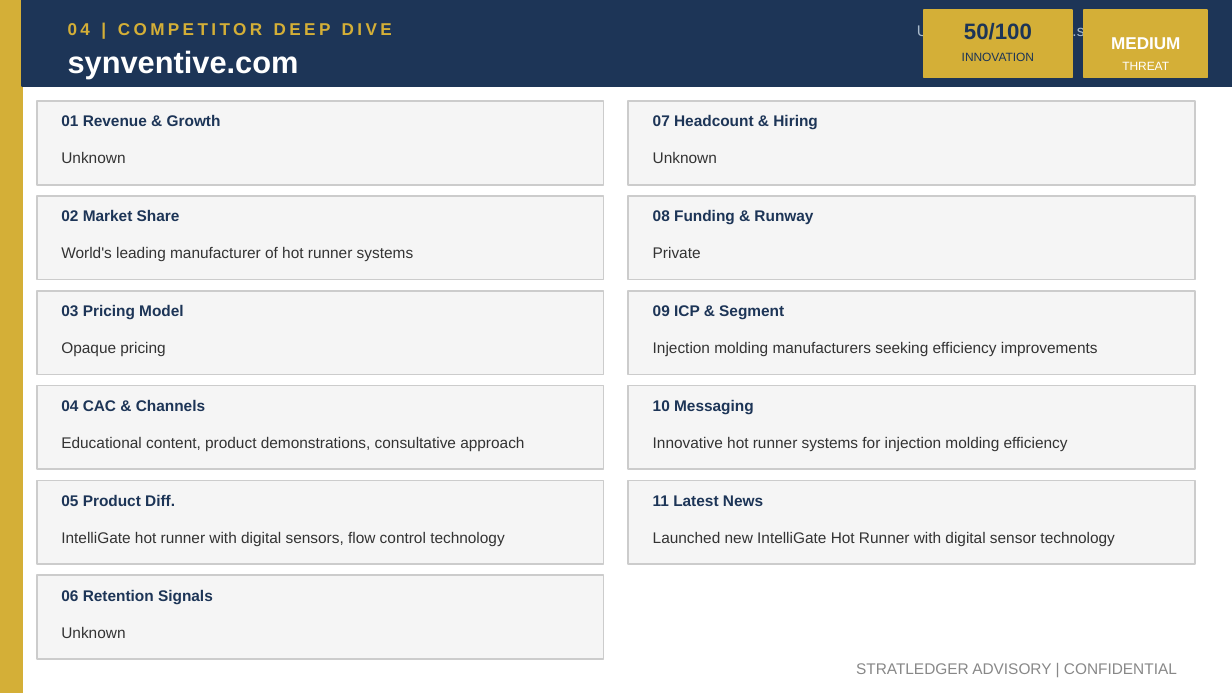
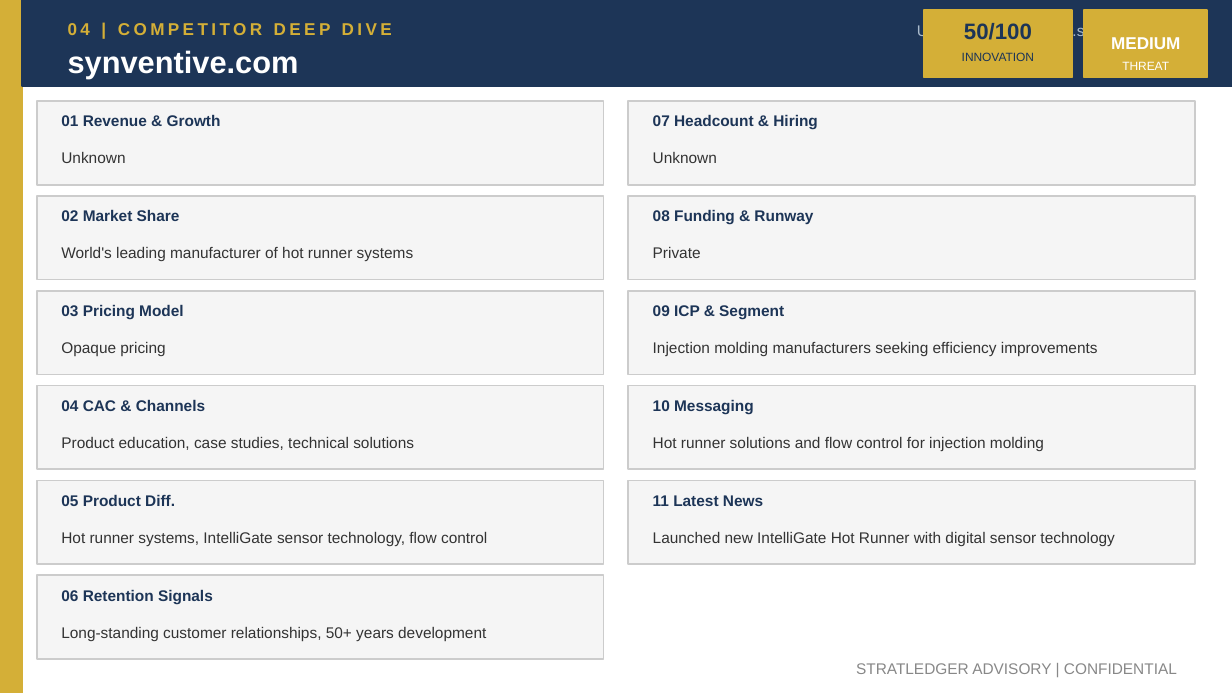
Before and after one commit to apexmakeshop-dot/droplet-commands, a slide deck: slide 8 of mesh_bioplastics_CI_Report.pptx. Drawn at 1232x693 pixels with LibreOffice and Linux fonts; fonts in the diff are those of the drawing. Boxes give left, top, right and bottom in pixels: in the first picture for what was removed or moved away, otherwise in the second. Text is boxed around its words. In the diff, an @@ line names an element or a change of style, - is before the commit and + after.

```diff
--- a/mesh_bioplastics_CI_Report.pptx
+++ b/mesh_bioplastics_CI_Report.pptx
@@ text at (x1=61, y1=437, x2=414, y2=450): text changed @@
-Educational content, product demonstrations, consultative approach
+Product education, case studies, technical solutions
@@ text at (x1=653, y1=437, x2=1044, y2=451): text changed @@
-Innovative hot runner systems for injection molding efficiency
+Hot runner solutions and flow control for injection molding
@@ text at (x1=61, y1=532, x2=487, y2=546): text changed @@
-IntelliGate hot runner with digital sensors, flow control technology
+Hot runner systems, IntelliGate sensor technology, flow control
@@ text at (x1=61, y1=627, x2=486, y2=641): text changed @@
-Unknown
+Long-standing customer relationships, 50+ years development
```
Also in this commit, not shown: 4 other slides changed.
